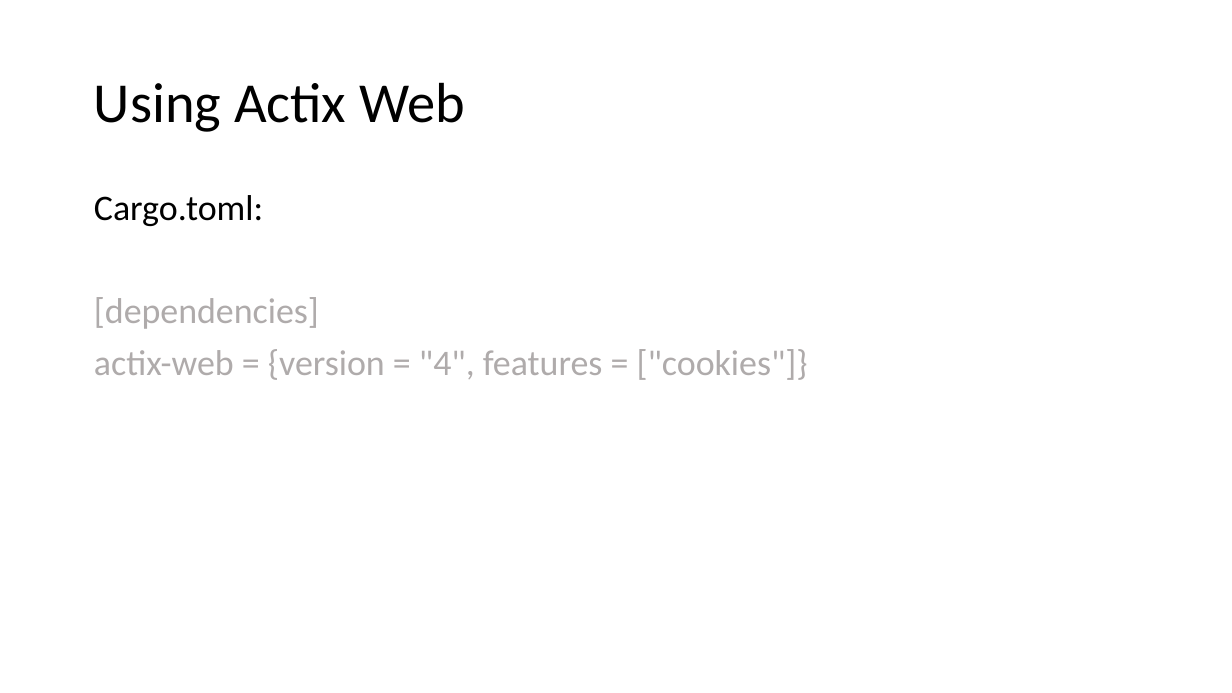
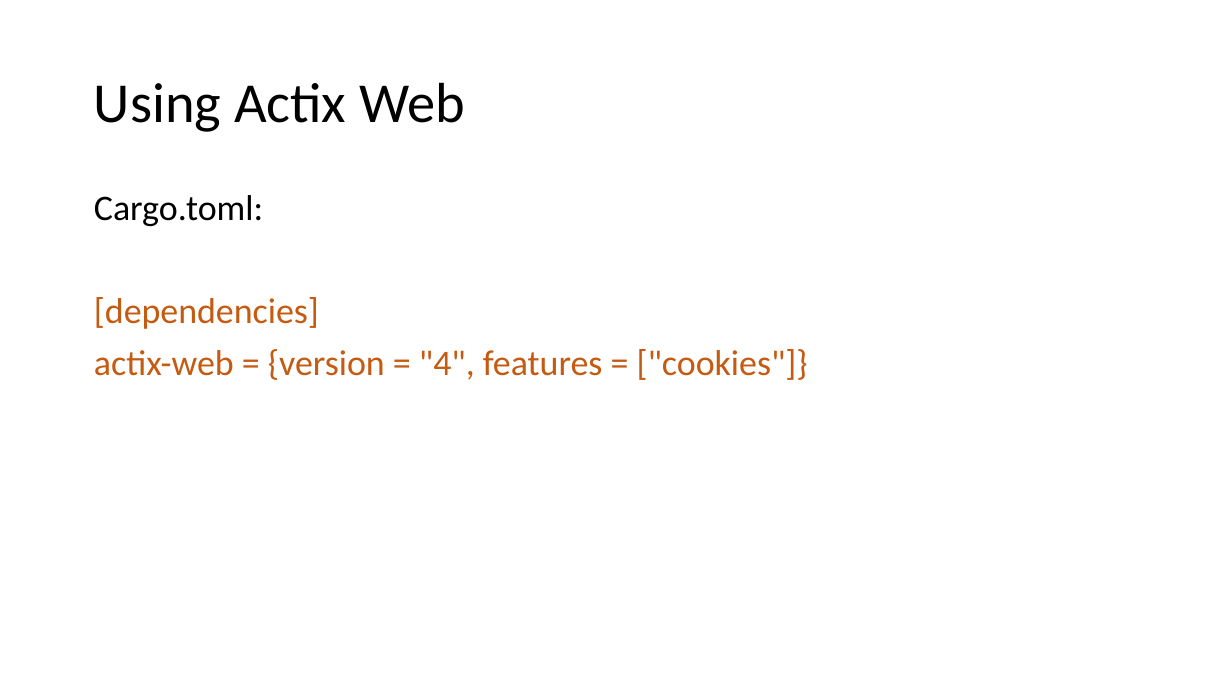
Before and after one commit to floscodes/actix_talk, a slide deck: slide 2 of Pres.pptx. Drawn at 1232x693 pixels with LibreOffice and Linux fonts; fonts in the diff are those of the drawing. Boxes give left, top, right and bottom in pixels: in the first picture for what was removed or moved away, otherwise in the second. Text is boxed around its words. In the diff, an @@ line names an element or a change of style, - is before the commit and + after.

```diff
--- a/Pres.pptx
+++ b/Pres.pptx
@@ text at <box>94,297,808,380</box>: text colour #AFABAB to #C55A11 in "[dependencies]", "actix-web = {version = "4", features = ..." @@
```
Also in this commit, not shown: 10 other slides changed, 1 other file.
